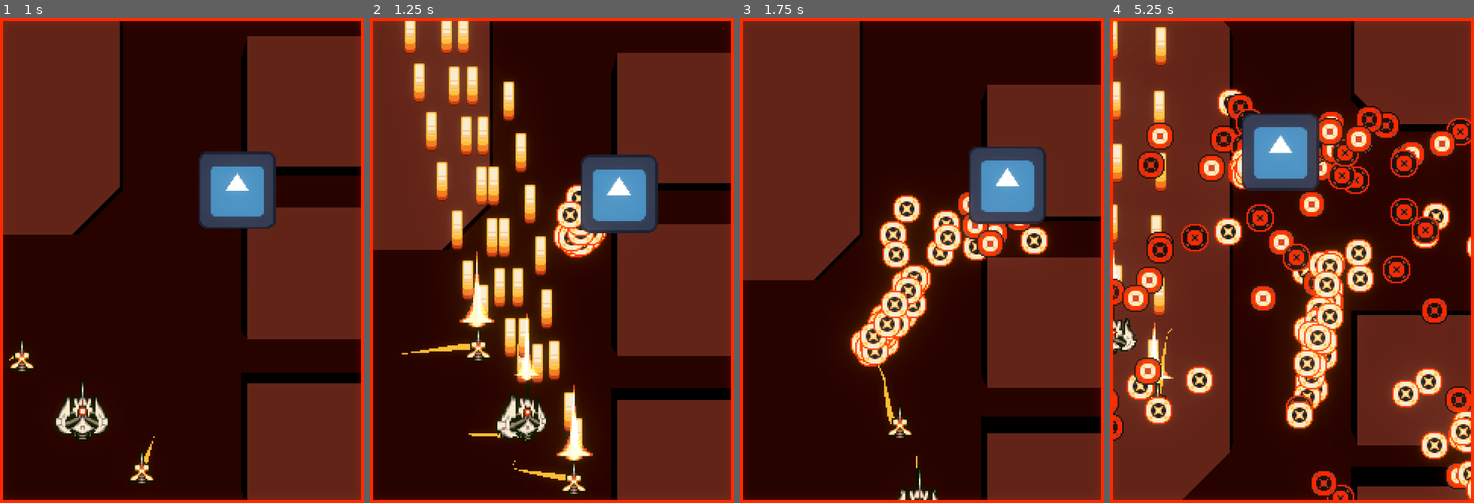
Above: before the commit, frames 1-4 (left to right).
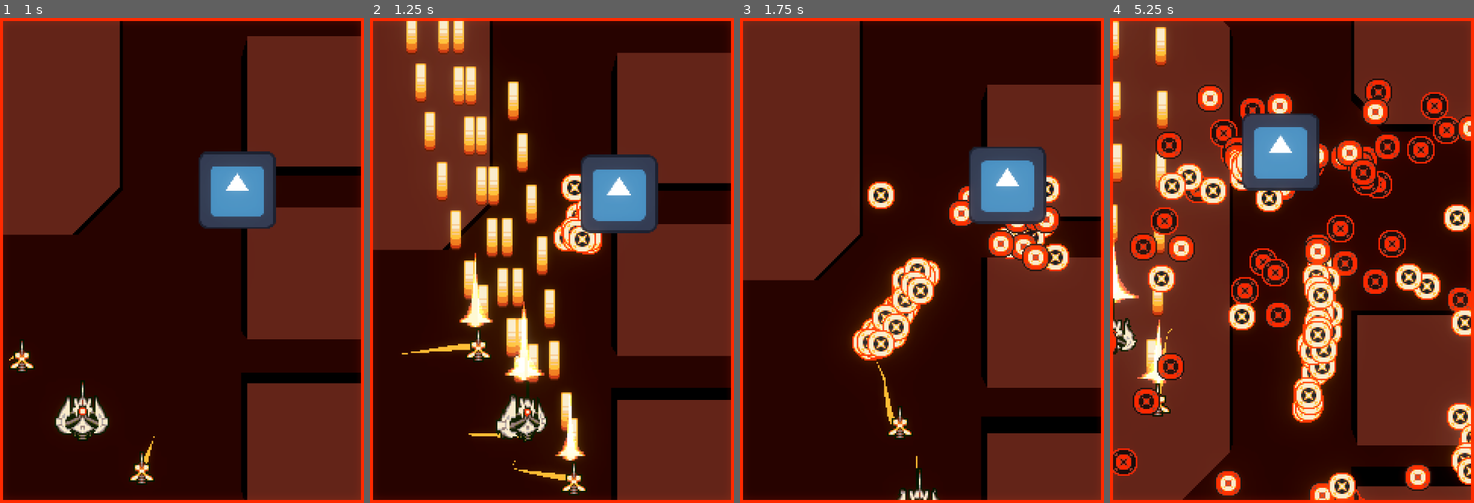
Above: after the commit, the same moments.

Repository: Aeterasu/GWJ97
Game: Godot game, scene res://main/main.tscn
Same seed, same stepped clock (60 frames per second), same inputs: the game is played once before the commit and once after it. The engine's default icon, where the game draws it, is replaced by a stand-in: a white triangle on a blue panel in a dark square.
Inputs (mouse positions are in pixels of both pictures, inside the frame that each line leads up to):
- Up to frame 1 (1 s): tap Enter (ui_accept) at 0.5, 0.77 s; move the mouse to (262, 236) at 0.52 s; hold D (player_input_right) from 0.53 s (still down); hold J (player_input_action_1) from 0.53 s (still down); click (262, 236) at 0.67 s
- Up to frame 2 (1.25 s): keep holding D (player_input_right); keep holding J (player_input_action_1)
- Up to frame 3 (1.75 s): move the mouse to (849, 284) at 1.27 s; release D (player_input_right) at 1.28 s; release J (player_input_action_1) at 1.28 s; hold S (player_input_down) from 1.28 s (still down); tap K (player_input_action_2) at 1.35 s; tap Enter (ui_accept) at 1.52 s
- Up to frame 4 (5.25 s): move the mouse to (1328, 153) at 2.02 s; release S (player_input_down) at 2.03 s; hold D (player_input_right) 2.03-2.78 s; hold J (player_input_action_1) 2.03-2.78 s; move the mouse to (1273, 357) at 2.77 s; hold W (player_input_up) 2.78-3.53 s; tap K (player_input_action_2) at 2.85, 4.35 s; click (1273, 357) at 2.92 s; tap Enter (ui_accept) at 3.02, 3.77, 4.52 s; move the mouse to (1401, 333) at 3.52 s; hold J (player_input_action_1) 3.53-4.28 s; hold A (player_input_left) 3.53-5.03 s; move the mouse to (1182, 187) at 4.27 s; move the mouse to (1310, 260) at 5.02 s; hold S (player_input_down) from 5.03 s (still down); hold J (player_input_action_1) from 5.03 s (still down); click (1310, 260) at 5.17 s

Frame 1 is identical in both runs. In frame 2, 5.7% of the frame differs, in the area x 9-65%, y 0-92%; in frame 3, 7.2%; in frame 4, 28%, in the area x 0-100%, y 0-100%.

Commit message:
moved game scene into a separate container

Diff:
--- a/project/game/game.tscn
+++ /dev/null
@@ -1,148 +0,0 @@
-[gd_scene format=3 uid="uid://ctecfpecb846x"]
-
-[ext_resource type="PackedScene" uid="uid://bjvwqcehq80f5" path="res://player/player.tscn" id="1_l1rk1"]
-[ext_resource type="Script" uid="uid://dsn2rdoa26phn" path="res://game/game.gd" id="1_vasa2"]
-[ext_resource type="Script" uid="uid://dpcpbpske8jii" path="res://bullet/bullet_engine.gd" id="2_4fuuu"]
-[ext_resource type="ArrayMesh" uid="uid://b3yur11e2x152" path="res://backdrop/mesh/backdrop_base.obj" id="2_dakft"]
-[ext_resource type="Script" uid="uid://llf5q5lfma04" path="res://backdrop/3d_backdrop.gd" id="2_u5opy"]
-[ext_resource type="Script" uid="uid://dbaxnfdbt6cyt" path="res://game/game_sequencer.gd" id="2_y36n6"]
-[ext_resource type="Script" uid="uid://dlc3jkre3x6x8" path="res://enemy/test_enemy.gd" id="4_dxrkv"]
-[ext_resource type="Texture2D" uid="uid://5lbu4jhq605g" path="res://icon.svg" id="5_dakft"]
-[ext_resource type="Texture2D" uid="uid://cag6n42kgn62k" path="res://bullet/texture/texture_player_bullet.png" id="7_l8g03"]
-[ext_resource type="Shader" uid="uid://brnm1dduy7bpo" path="res://bullet/bullet_shader.gdshader" id="8_j8tme"]
-[ext_resource type="Texture2D" uid="uid://ca8qamvsoarpw" path="res://bullet/texture/texture_enemy_bullet_small.png" id="9_3vho3"]
-
-[sub_resource type="Environment" id="Environment_y36n6"]
-background_mode = 1
-background_color = Color(0.16862746, 0.05490196, 0.007843138, 1)
-ambient_light_source = 2
-ambient_light_color = Color(0.16862746, 0.05490196, 0.007843138, 1)
-
-[sub_resource type="World3D" id="World3D_u5opy"]
-environment = SubResource("Environment_y36n6")
-
-[sub_resource type="StandardMaterial3D" id="StandardMaterial3D_u5opy"]
-albedo_color = Color(0.36862746, 0.11372549, 0.05490196, 1)
-
-[sub_resource type="QuadMesh" id="QuadMesh_dakft"]
-size = Vector2(9, -28)
-
-[sub_resource type="MultiMesh" id="MultiMesh_dxrkv"]
-use_custom_data = true
-mesh = SubResource("QuadMesh_dakft")
-
-[sub_resource type="ShaderMaterial" id="ShaderMaterial_3vho3"]
-shader = ExtResource("8_j8tme")
-shader_parameter/atlas = ExtResource("9_3vho3")
-shader_parameter/hFrames = 4
-shader_parameter/vFrames = 1
-shader_parameter/speed = 8.0
-
-[sub_resource type="QuadMesh" id="QuadMesh_u5opy"]
-size = Vector2(1, -1)
-
-[sub_resource type="MultiMesh" id="MultiMesh_y36n6"]
-use_custom_data = true
-mesh = SubResource("QuadMesh_u5opy")
-
-[sub_resource type="CircleShape2D" id="CircleShape2D_3b7yk"]
-radius = 24.0
-
-[node name="Game" type="Node2D" unique_id=1170915870 node_paths=PackedStringArray("player")]
-script = ExtResource("1_vasa2")
-player = NodePath("Player")
-
-[node name="GameSequencer" type="Node" parent="." unique_id=1755961327 node_paths=PackedStringArray("animation_player")]
-script = ExtResource("2_y36n6")
-animation_player = NodePath("AnimationPlayer")
-patterns_health = Array[float]([400.0, 400.0, 250.0, 450.0, 600.0, 700.0, 900.0])
-metadata/_custom_type_script = "uid://dbaxnfdbt6cyt"
-
-[node name="AnimationPlayer" type="AnimationPlayer" parent="GameSequencer" unique_id=1987204388]
-
-[node name="ColorRect" type="ColorRect" parent="." unique_id=1323206809]
-z_index = -4096
-z_as_relative = false
-anchors_preset = 15
-anchor_right = 1.0
-anchor_bottom = 1.0
-offset_right = 240.0
-offset_bottom = 320.0
-grow_horizontal = 2
-grow_vertical = 2
-color = Color(0.16862746, 0.05490196, 0.007843138, 1)
-
-[node name="SubViewportContainer" type="SubViewportContainer" parent="ColorRect" unique_id=792465269]
-layout_mode = 0
-offset_right = 40.0
-offset_bottom = 40.0
-
-[node name="3DSubViewport" type="SubViewport" parent="ColorRect/SubViewportContainer" unique_id=1089659155]
-own_world_3d = true
-world_3d = SubResource("World3D_u5opy")
-transparent_bg = true
-handle_input_locally = false
-oversampling = false
-size = Vector2i(240, 320)
-render_target_update_mode = 4
-
-[node name="Node3D" type="Node3D" parent="ColorRect/SubViewportContainer/3DSubViewport" unique_id=1273660936]
-script = ExtResource("2_u5opy")
-speed = 1.0
-
-[node name="MeshInstance3D" type="MeshInstance3D" parent="ColorRect/SubViewportContainer/3DSubViewport/Node3D" unique_id=2082608771]
-mesh = ExtResource("2_dakft")
-surface_material_override/0 = SubResource("StandardMaterial3D_u5opy")
-
-[node name="MeshInstance3D2" type="MeshInstance3D" parent="ColorRect/SubViewportContainer/3DSubViewport/Node3D" unique_id=1933813507]
-transform = Transform3D(1, 0, 0, 0, 1, 0, 0, 0, 1, 0, 0, -22)
-mesh = ExtResource("2_dakft")
-surface_material_override/0 = SubResource("StandardMaterial3D_u5opy")
-
-[node name="DirectionalLight3D" type="DirectionalLight3D" parent="ColorRect/SubViewportContainer/3DSubViewport/Node3D" unique_id=19026392]
-transform = Transform3D(1, 0, 0, 0, -4.371139e-08, 1, 0, -1, -4.371139e-08, 0, 4.038269, 0)
-
-[node name="Camera3D" type="Camera3D" parent="ColorRect/SubViewportContainer/3DSubViewport" unique_id=798010205]
-transform = Transform3D(1, 0, 0, 0, -4.371139e-08, 1, 0, -1, -4.371139e-08, 0, 20.952, 6.406)
-fov = 21.0
-
-[node name="PlayerBulletEngine" type="Node" parent="." unique_id=107471320 node_paths=PackedStringArray("bullet_visual")]
-script = ExtResource("2_4fuuu")
-max_bullet_count = 1024
-bullet_visual = NodePath("../PlayerBulletVisual")
-collision_mask = 4
-metadata/_custom_type_script = "uid://dpcpbpske8jii"
-
-[node name="PlayerBulletVisual" type="MultiMeshInstance2D" parent="." unique_id=1722292251]
-texture_filter = 1
-multimesh = SubResource("MultiMesh_dxrkv")
-texture = ExtResource("7_l8g03")
-
-[node name="Player" parent="." unique_id=151246520 node_paths=PackedStringArray("bullet_engine") instance=ExtResource("1_l1rk1")]
-bullet_engine = NodePath("../PlayerBulletEngine")
-
-[node name="EnemyBulletEngine" type="Node" parent="." unique_id=186166208 node_paths=PackedStringArray("bullet_visual")]
-script = ExtResource("2_4fuuu")
-max_bullet_count = 4096
-bullet_visual = NodePath("../EnemyBulletVisual")
-collision_mask = 2
-metadata/_custom_type_script = "uid://dpcpbpske8jii"
-
-[node name="EnemyBulletVisual" type="MultiMeshInstance2D" parent="." unique_id=833129313]
-material = SubResource("ShaderMaterial_3vho3")
-multimesh = SubResource("MultiMesh_y36n6")
-
-[node name="TestEnemy" type="Area2D" parent="." unique_id=2115164083 node_paths=PackedStringArray("bullet_engine")]
-collision_layer = 4
-collision_mask = 0
-script = ExtResource("4_dxrkv")
-bullet_engine = NodePath("../EnemyBulletEngine")
-metadata/_custom_type_script = "uid://du4pk0oohw2cn"
-
-[node name="Sprite2D" type="Sprite2D" parent="TestEnemy" unique_id=637835628]
-scale = Vector2(0.4, 0.4)
-texture = ExtResource("5_dakft")
-
-[node name="CollisionShape2D" type="CollisionShape2D" parent="TestEnemy" unique_id=1898142468]
-shape = SubResource("CircleShape2D_3b7yk")
-debug_color = Color(1, 0, 0.69803923, 0.41960785)
--- /dev/null
+++ b/project/game/game_container.tscn
@@ -0,0 +1,174 @@
+[gd_scene format=3 uid="uid://cbfg4k62burec"]
+
+[ext_resource type="Script" uid="uid://dsn2rdoa26phn" path="res://game/game.gd" id="1_q4ejq"]
+[ext_resource type="Script" uid="uid://dbaxnfdbt6cyt" path="res://game/game_sequencer.gd" id="2_oryes"]
+[ext_resource type="Script" uid="uid://llf5q5lfma04" path="res://backdrop/3d_backdrop.gd" id="3_lw3qe"]
+[ext_resource type="ArrayMesh" uid="uid://b3yur11e2x152" path="res://backdrop/mesh/backdrop_base.obj" id="4_ysh17"]
+[ext_resource type="Script" uid="uid://dpcpbpske8jii" path="res://bullet/bullet_engine.gd" id="5_wurgr"]
+[ext_resource type="Texture2D" uid="uid://cag6n42kgn62k" path="res://bullet/texture/texture_player_bullet.png" id="6_m0o61"]
+[ext_resource type="PackedScene" uid="uid://bjvwqcehq80f5" path="res://player/player.tscn" id="7_mp07y"]
+[ext_resource type="Shader" uid="uid://brnm1dduy7bpo" path="res://bullet/bullet_shader.gdshader" id="8_wkyfq"]
+[ext_resource type="Texture2D" uid="uid://ca8qamvsoarpw" path="res://bullet/texture/texture_enemy_bullet_small.png" id="9_ag8gt"]
+[ext_resource type="Script" uid="uid://dlc3jkre3x6x8" path="res://enemy/test_enemy.gd" id="10_nc8sr"]
+[ext_resource type="Texture2D" uid="uid://5lbu4jhq605g" path="res://icon.svg" id="11_to2kc"]
+[ext_resource type="Texture2D" uid="uid://jpl6sm2bxl0p" path="res://main/texture/texture_ui_border.png" id="12_ino1g"]
+
+[sub_resource type="Environment" id="Environment_y36n6"]
+background_mode = 1
+background_color = Color(0.16862746, 0.05490196, 0.007843138, 1)
+ambient_light_source = 2
+ambient_light_color = Color(0.16862746, 0.05490196, 0.007843138, 1)
+
+[sub_resource type="World3D" id="World3D_u5opy"]
+environment = SubResource("Environment_y36n6")
+
+[sub_resource type="StandardMaterial3D" id="StandardMaterial3D_u5opy"]
+albedo_color = Color(0.36862746, 0.11372549, 0.05490196, 1)
+
+[sub_resource type="QuadMesh" id="QuadMesh_dakft"]
+size = Vector2(9, -28)
+
+[sub_resource type="MultiMesh" id="MultiMesh_dxrkv"]
+use_custom_data = true
+mesh = SubResource("QuadMesh_dakft")
+
+[sub_resource type="ShaderMaterial" id="ShaderMaterial_3vho3"]
+shader = ExtResource("8_wkyfq")
+shader_parameter/atlas = ExtResource("9_ag8gt")
+shader_parameter/hFrames = 4
+shader_parameter/vFrames = 1
+shader_parameter/speed = 8.0
+
+[sub_resource type="QuadMesh" id="QuadMesh_u5opy"]
+size = Vector2(1, -1)
+
+[sub_resource type="MultiMesh" id="MultiMesh_y36n6"]
+use_custom_data = true
+mesh = SubResource("QuadMesh_u5opy")
+
+[sub_resource type="CircleShape2D" id="CircleShape2D_3b7yk"]
+radius = 24.0
+
+[node name="GameContainer" type="SubViewportContainer" unique_id=1996078482]
+texture_filter = 1
+anchors_preset = -1
+anchor_left = 0.5
+anchor_right = 0.5
+anchor_bottom = 1.0
+offset_left = -120.0
+offset_right = 120.0
+grow_horizontal = 2
+grow_vertical = 2
+
+[node name="SubViewport" type="SubViewport" parent="." unique_id=227453848]
+handle_input_locally = false
+canvas_item_default_texture_filter = 0
+canvas_item_default_texture_repeat = 1
+oversampling = false
+size = Vector2i(240, 320)
+render_target_update_mode = 4
+
+[node name="Game" type="Node2D" parent="SubViewport" unique_id=1321649675 node_paths=PackedStringArray("player")]
+script = ExtResource("1_q4ejq")
+player = NodePath("Player")
+
+[node name="GameSequencer" type="Node" parent="SubViewport/Game" unique_id=1424656608 node_paths=PackedStringArray("animation_player")]
+script = ExtResource("2_oryes")
+animation_player = NodePath("AnimationPlayer")
+patterns_health = Array[float]([400.0, 400.0, 250.0, 450.0, 600.0, 700.0, 900.0])
+metadata/_custom_type_script = "uid://dbaxnfdbt6cyt"
+
+[node name="AnimationPlayer" type="AnimationPlayer" parent="SubViewport/Game/GameSequencer" unique_id=450444269]
+
+[node name="ColorRect" type="ColorRect" parent="SubViewport/Game" unique_id=931863613]
+z_index = -4096
+z_as_relative = false
+anchors_preset = 15
+anchor_right = 1.0
+anchor_bottom = 1.0
+offset_right = 240.0
+offset_bottom = 320.0
+grow_horizontal = 2
+grow_vertical = 2
+color = Color(0.16862746, 0.05490196, 0.007843138, 1)
+
+[node name="SubViewportContainer" type="SubViewportContainer" parent="SubViewport/Game/ColorRect" unique_id=2063333912]
+layout_mode = 0
+offset_right = 40.0
+offset_bottom = 40.0
+
+[node name="3DSubViewport" type="SubViewport" parent="SubViewport/Game/ColorRect/SubViewportContainer" unique_id=234768842]
+own_world_3d = true
+world_3d = SubResource("World3D_u5opy")
+transparent_bg = true
+handle_input_locally = false
+oversampling = false
+size = Vector2i(240, 320)
+render_target_update_mode = 4
+
+[node name="Node3D" type="Node3D" parent="SubViewport/Game/ColorRect/SubViewportContainer/3DSubViewport" unique_id=908136797]
+script = ExtResource("3_lw3qe")
+speed = 1.0
+
+[node name="MeshInstance3D" type="MeshInstance3D" parent="SubViewport/Game/ColorRect/SubViewportContainer/3DSubViewport/Node3D" unique_id=1004624382]
+mesh = ExtResource("4_ysh17")
+surface_material_override/0 = SubResource("StandardMaterial3D_u5opy")
+
+[node name="MeshInstance3D2" type="MeshInstance3D" parent="SubViewport/Game/ColorRect/SubViewportContainer/3DSubViewport/Node3D" unique_id=1784111236]
+transform = Transform3D(1, 0, 0, 0, 1, 0, 0, 0, 1, 0, 0, -22)
+mesh = ExtResource("4_ysh17")
+surface_material_override/0 = SubResource("StandardMaterial3D_u5opy")
+
+[node name="DirectionalLight3D" type="DirectionalLight3D" parent="SubViewport/Game/ColorRect/SubViewportContainer/3DSubViewport/Node3D" unique_id=1187236356]
+transform = Transform3D(1, 0, 0, 0, -4.371139e-08, 1, 0, -1, -4.371139e-08, 0, 4.038269, 0)
+
+[node name="Camera3D" type="Camera3D" parent="SubViewport/Game/ColorRect/SubViewportContainer/3DSubViewport" unique_id=605191865]
+transform = Transform3D(1, 0, 0, 0, -4.371139e-08, 1, 0, -1, -4.371139e-08, 0, 20.952, 6.406)
+fov = 21.0
+
+[node name="PlayerBulletEngine" type="Node" parent="SubViewport/Game" unique_id=297898871 node_paths=PackedStringArray("bullet_visual")]
+script = ExtResource("5_wurgr")
+max_bullet_count = 1024
+bullet_visual = NodePath("../PlayerBulletVisual")
+collision_mask = 4
+metadata/_custom_type_script = "uid://dpcpbpske8jii"
+
+[node name="PlayerBulletVisual" type="MultiMeshInstance2D" parent="SubViewport/Game" unique_id=1867834694]
+texture_filter = 1
+multimesh = SubResource("MultiMesh_dxrkv")
+texture = ExtResource("6_m0o61")
+
+[node name="Player" parent="SubViewport/Game" unique_id=1584514943 node_paths=PackedStringArray("bullet_engine") instance=ExtResource("7_mp07y")]
+bullet_engine = NodePath("../PlayerBulletEngine")
+
+[node name="EnemyBulletEngine" type="Node" parent="SubViewport/Game" unique_id=1260966031 node_paths=PackedStringArray("bullet_visual")]
+script = ExtResource("5_wurgr")
+max_bullet_count = 4096
+bullet_visual = NodePath("../EnemyBulletVisual")
+collision_mask = 2
+metadata/_custom_type_script = "uid://dpcpbpske8jii"
+
+[node name="EnemyBulletVisual" type="MultiMeshInstance2D" parent="SubViewport/Game" unique_id=1686160402]
+material = SubResource("ShaderMaterial_3vho3")
+multimesh = SubResource("MultiMesh_y36n6")
+
+[node name="TestEnemy" type="Area2D" parent="SubViewport/Game" unique_id=661721806 node_paths=PackedStringArray("bullet_engine")]
+collision_layer = 4
+collision_mask = 0
+script = ExtResource("10_nc8sr")
+bullet_engine = NodePath("../EnemyBulletEngine")
+metadata/_custom_type_script = "uid://du4pk0oohw2cn"
+
+[node name="Sprite2D" type="Sprite2D" parent="SubViewport/Game/TestEnemy" unique_id=392408336]
+scale = Vector2(0.4, 0.4)
+texture = ExtResource("11_to2kc")
+
+[node name="CollisionShape2D" type="CollisionShape2D" parent="SubViewport/Game/TestEnemy" unique_id=70278863]
+shape = SubResource("CircleShape2D_3b7yk")
+debug_color = Color(1, 0, 0.69803923, 0.41960785)
+
+[node name="TextureRect" type="TextureRect" parent="." unique_id=993829646]
+modulate = Color(1, 0.16078432, 0, 1)
+layout_mode = 2
+texture = ExtResource("12_ino1g")
+stretch_mode = 2
--- a/project/main/main.gd
+++ b/project/main/main.gd
@@ -10,7 +10,7 @@
 	EPILEPSY_WARNING,
 }
 
-@export var viewport : Viewport = null
+@export var control : Control = null
 @export var transition : Transition = null
 @export var world : WorldEnvironment = null
 @export var fps_counter : Control = null
@@ -105,8 +105,8 @@
 	if node:
 		currently_loaded = node
 		current_state = state
-		if viewport:
-			viewport.add_child.call_deferred(node)
+		if control:
+			control.add_child.call_deferred(node)
 		else:
 			add_child.call_deferred(node)
 
--- a/project/main/main.tscn
+++ b/project/main/main.tscn
@@ -1,12 +1,11 @@
 [gd_scene format=3 uid="uid://v8a2mtc8m2as"]
 
 [ext_resource type="Script" uid="uid://ccvhgevg7ggna" path="res://main/main.gd" id="1_53q0u"]
+[ext_resource type="PackedScene" uid="uid://cbfg4k62burec" path="res://game/game_container.tscn" id="2_0i4oc"]
 [ext_resource type="Script" uid="uid://upphqgb3vovy" path="res://audio/audio_manager.gd" id="2_3wy1v"]
-[ext_resource type="PackedScene" uid="uid://ctecfpecb846x" path="res://game/game.tscn" id="2_kfbq2"]
 [ext_resource type="Script" uid="uid://dtytuvraaohro" path="res://audio/bgm_manager.gd" id="3_kfbq2"]
 [ext_resource type="FontFile" uid="uid://cuavx05ndjw5g" path="res://font/m3x6.ttf" id="4_4dugh"]
 [ext_resource type="Script" uid="uid://cm7708ogl281p" path="res://bullet/bullet_skin_manager.gd" id="5_0i4oc"]
-[ext_resource type="Texture2D" uid="uid://jpl6sm2bxl0p" path="res://main/texture/texture_ui_border.png" id="5_4dugh"]
 [ext_resource type="Script" uid="uid://cmfa1d5fwckcb" path="res://util/ui/colored_fps_counter.gd" id="5_67ri8"]
 [ext_resource type="Script" uid="uid://cnhr5ggnp7gby" path="res://bullet/bullet_skin.gd" id="6_bsumw"]
 [ext_resource type="Resource" uid="uid://gfyg5kwmpnkp" path="res://bullet/skin/enemy_bullet_small.tres" id="7_fwcvl"]
@@ -25,13 +24,12 @@
 outline_size = 3
 outline_color = Color(0.047058824, 0.09803922, 0, 1)
 
-[node name="Main" type="Node" unique_id=1833842509 node_paths=PackedStringArray("viewport", "world", "fps_counter", "audio_manager", "bgm_manager")]
+[node name="Main" type="Node" unique_id=1833842509 node_paths=PackedStringArray("world", "fps_counter", "audio_manager", "bgm_manager")]
 script = ExtResource("1_53q0u")
-viewport = NodePath("GameLayer/SubViewportContainer/SubViewport")
 world = NodePath("WorldEnvironment")
 fps_counter = NodePath("TopLayer/FpsCounter")
 scenes = Dictionary[int, PackedScene]({
-1: ExtResource("2_kfbq2")
+1: ExtResource("2_0i4oc")
 })
 audio_manager = NodePath("AudioManager")
 bgm_manager = NodePath("BGMManager")
@@ -57,9 +55,8 @@
 
 [node name="GameLayer" type="CanvasLayer" parent="." unique_id=796037030]
 
-[node name="SubViewportContainer" type="SubViewportContainer" parent="GameLayer" unique_id=185568765]
-texture_filter = 1
-anchors_preset = -1
+[node name="Control" type="Control" parent="GameLayer" unique_id=1806251826]
+layout_mode = 3
 anchor_left = 0.5
 anchor_right = 0.5
 anchor_bottom = 1.0
@@ -67,20 +64,6 @@
 offset_right = 120.0
 grow_horizontal = 2
 grow_vertical = 2
-
-[node name="SubViewport" type="SubViewport" parent="GameLayer/SubViewportContainer" unique_id=1270011132]
-handle_input_locally = false
-canvas_item_default_texture_filter = 0
-canvas_item_default_texture_repeat = 1
-oversampling = false
-size = Vector2i(240, 320)
-render_target_update_mode = 4
-
-[node name="TextureRect" type="TextureRect" parent="GameLayer/SubViewportContainer" unique_id=44325922]
-modulate = Color(1, 0.16078432, 0, 1)
-layout_mode = 2
-texture = ExtResource("5_4dugh")
-stretch_mode = 2
 
 [node name="TopLayer" type="CanvasLayer" parent="." unique_id=1550420199]
 layer = 4096
Not shown, removed: project/bullet/texture/texture_player_bullet.png~
Not shown, removed: project/bullet/texture/texture_player_bullet_1.png~
Not shown, removed: project/player/texture/.texture_player.png-autosave.kra
